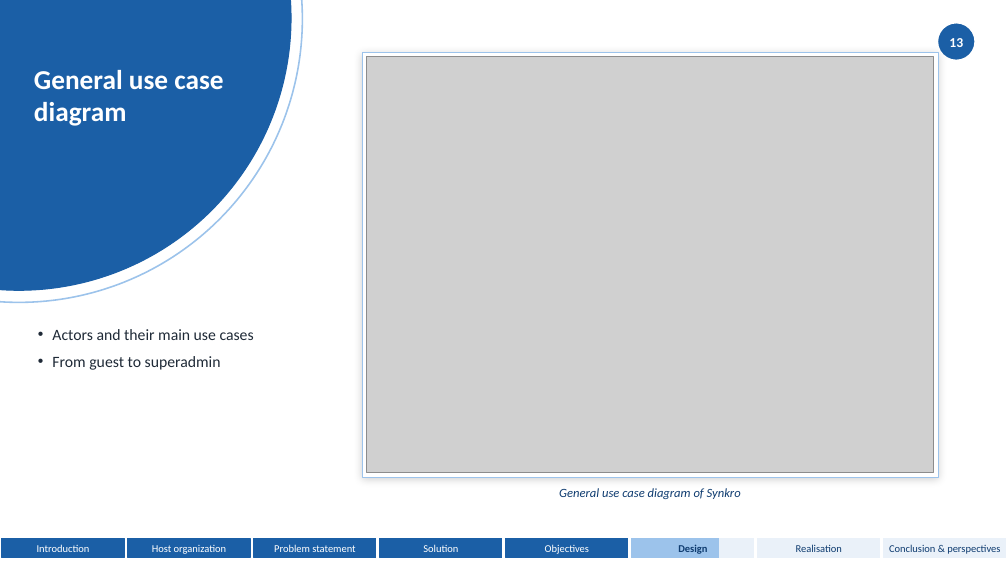
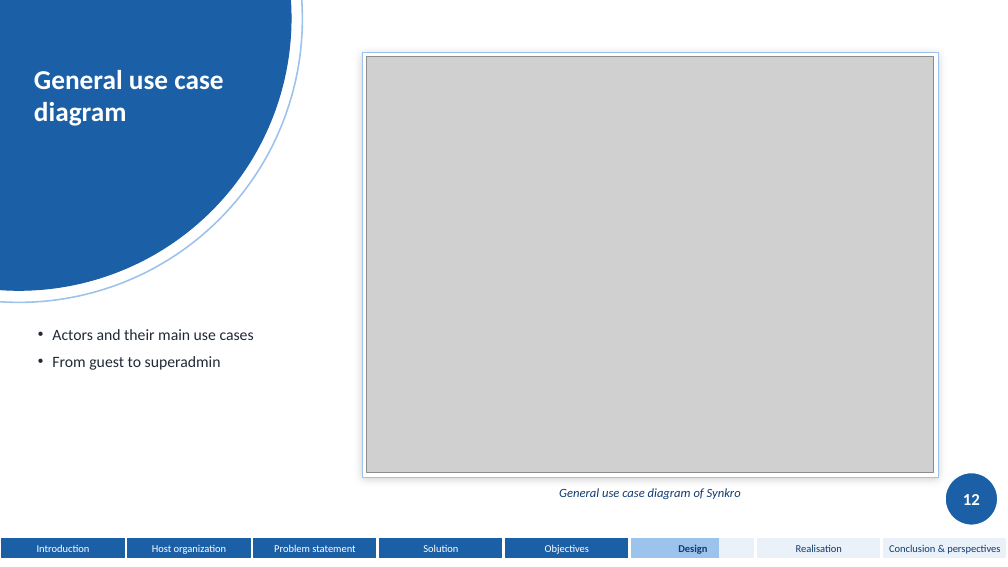
Before and after one commit to domdomxy/synkro, a slide deck: slide 13 of Synkro_PFA_Defense.pptx. Drawn at 1008x567 pixels with LibreOffice and Linux fonts; fonts in the diff are those of the drawing; grey boxes stand for pictures. Boxes give left, top, right and bottom in pixels: in the first picture for what was removed or moved away, otherwise in the second. Text is boxed around its words. In the diff, an @@ line names an element or a change of style, - is before the commit and + after.

```diff
--- a/Synkro_PFA_Defense.pptx
+++ b/Synkro_PFA_Defense.pptx
@@ page number removed at (x1=949, y1=38, x2=963, y2=47) @@
-13
@@ ellipse resized from (x1=938, y1=23, x2=975, y2=60) to (x1=945, y1=473, x2=998, y2=526) @@
@@ page number added at (x1=963, y1=494, x2=980, y2=505), 16 pt, text #FFFFFF, bold @@
+12
```
Also in this commit, not shown: 24 other slides changed, 2 slides removed, 1 other file.
